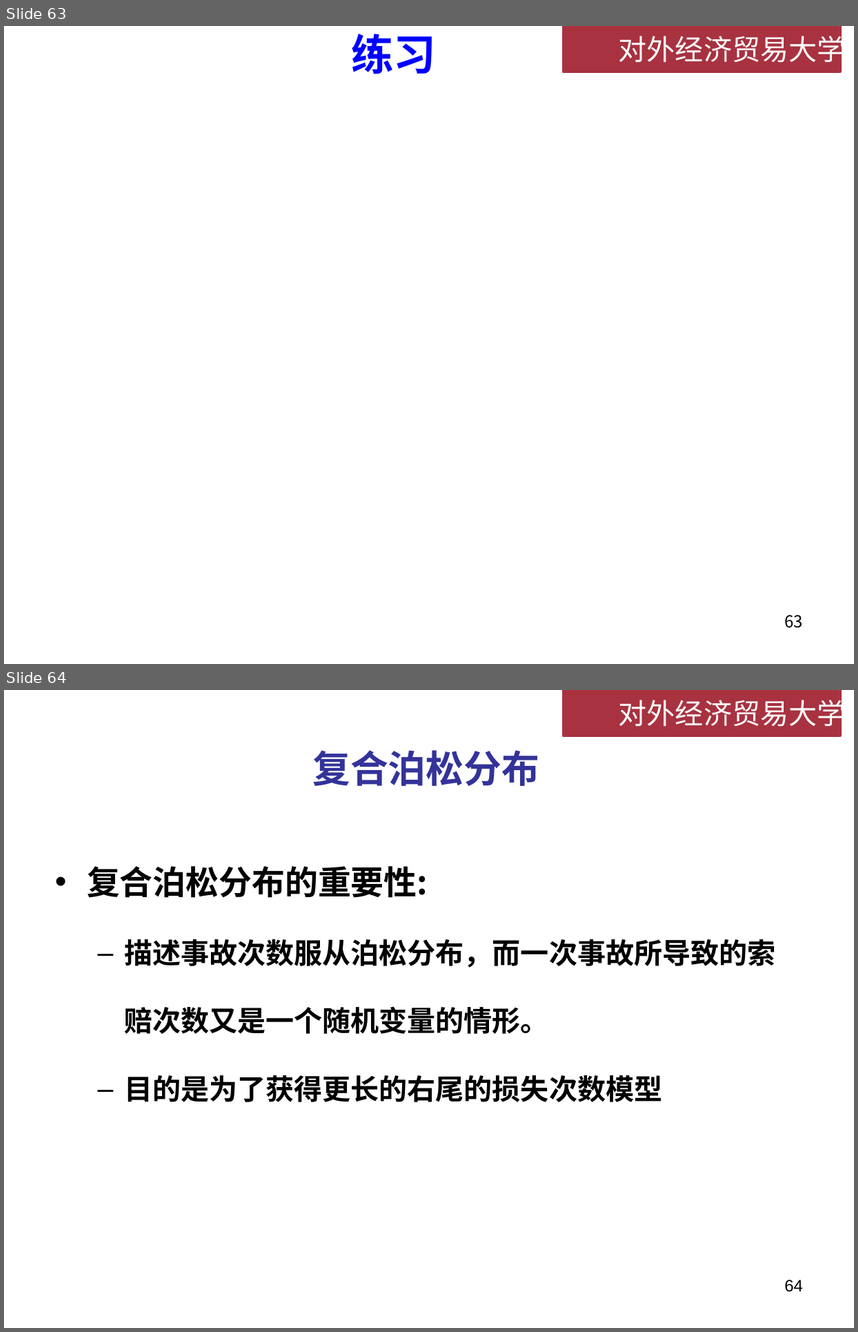
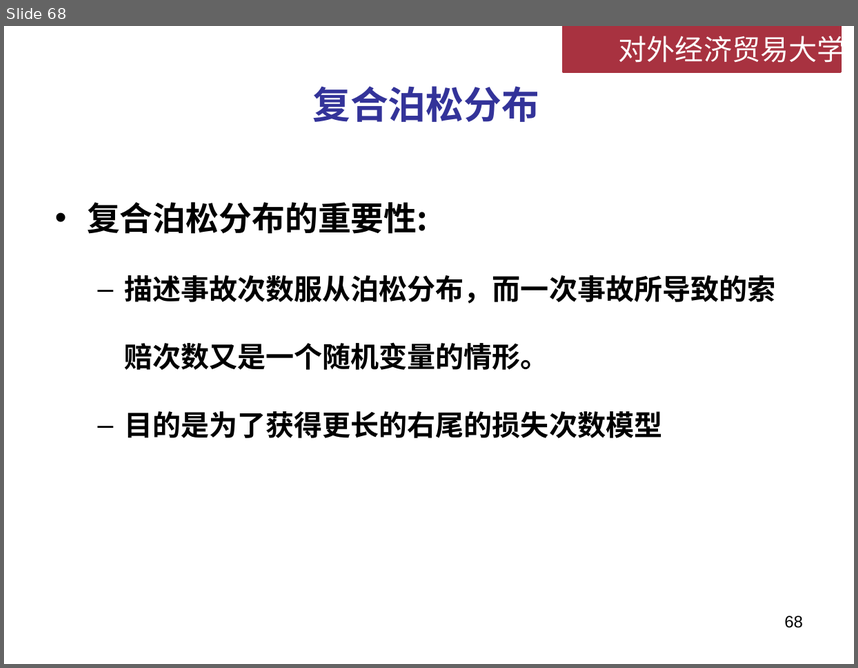
Before and after one commit to lizhengxiao/Non-life-Insurance-Actuarial-Science, a slide deck: Lectures/Week 4 - 损失次数模型.pptx. Shown one above the other, each under a label of ours: slides 63 and 64 before the commit, slide 68 after it. The pictures are 858x1332 and 858x668 pixels, drawn with LibreOffice and Linux fonts; fonts in the diff are those of the drawing; grey boxes stand for pictures; background and template pictures are left out. Boxes give left, top, right and bottom in pixels: in the first picture for what was removed or moved away, otherwise in the second. Text is boxed around its words. In the diff, an @@ line names an element or a change of style, - is before the commit and + after.

```diff
--- a/Lectures/Week 4 - 损失次数模型.pptx
+++ b/Lectures/Week 4 - 损失次数模型.pptx
@@ slide 63 removed at (4,26,854,664), background #FFFFFF; not listed: 2 template elements that a slide beside it also shows @@
@@ title removed at (351,34,436,74) @@
-练习
@@ page number removed at (784,615,803,628) @@
-63
@@ what was slide 64 is now slide 68 @@
@@ page number at (784,615,803,628): text changed @@
-64
+68
```
Also in this commit, not shown: 13 slides changed, 5 slides added, 2 other files.
